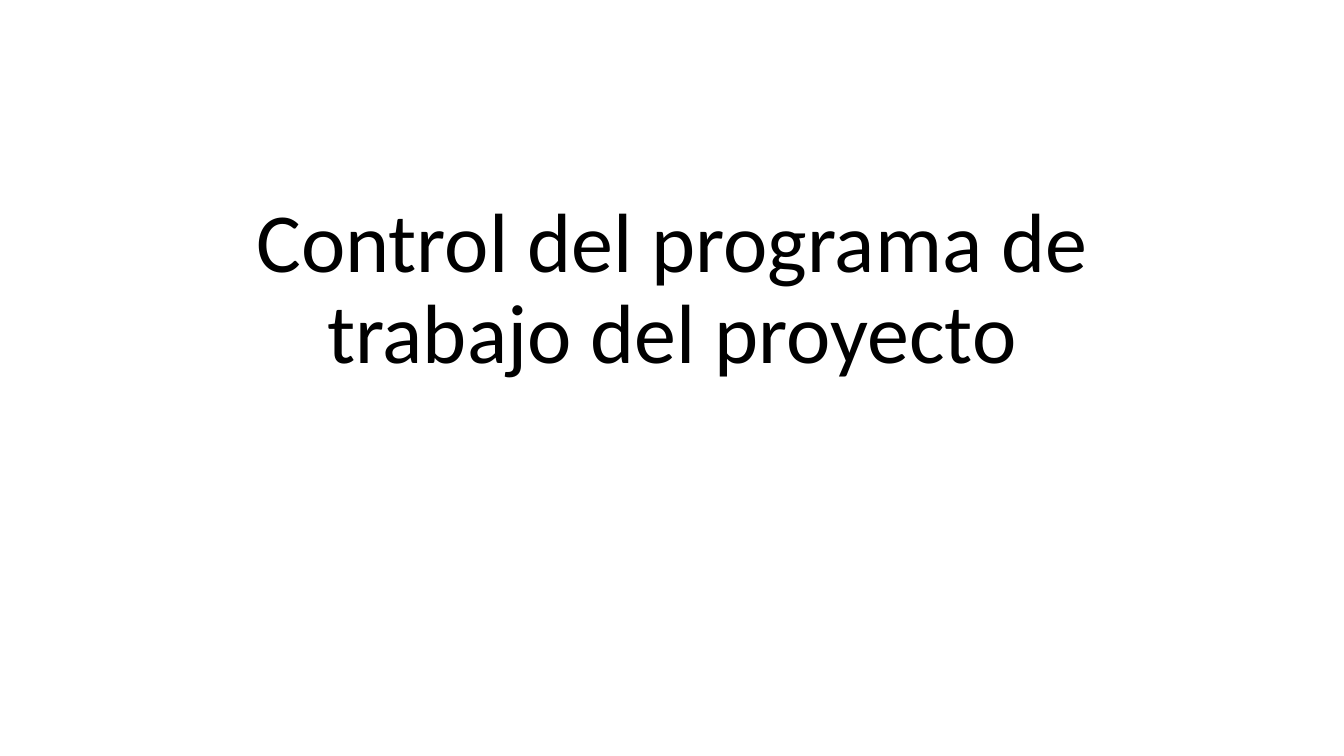
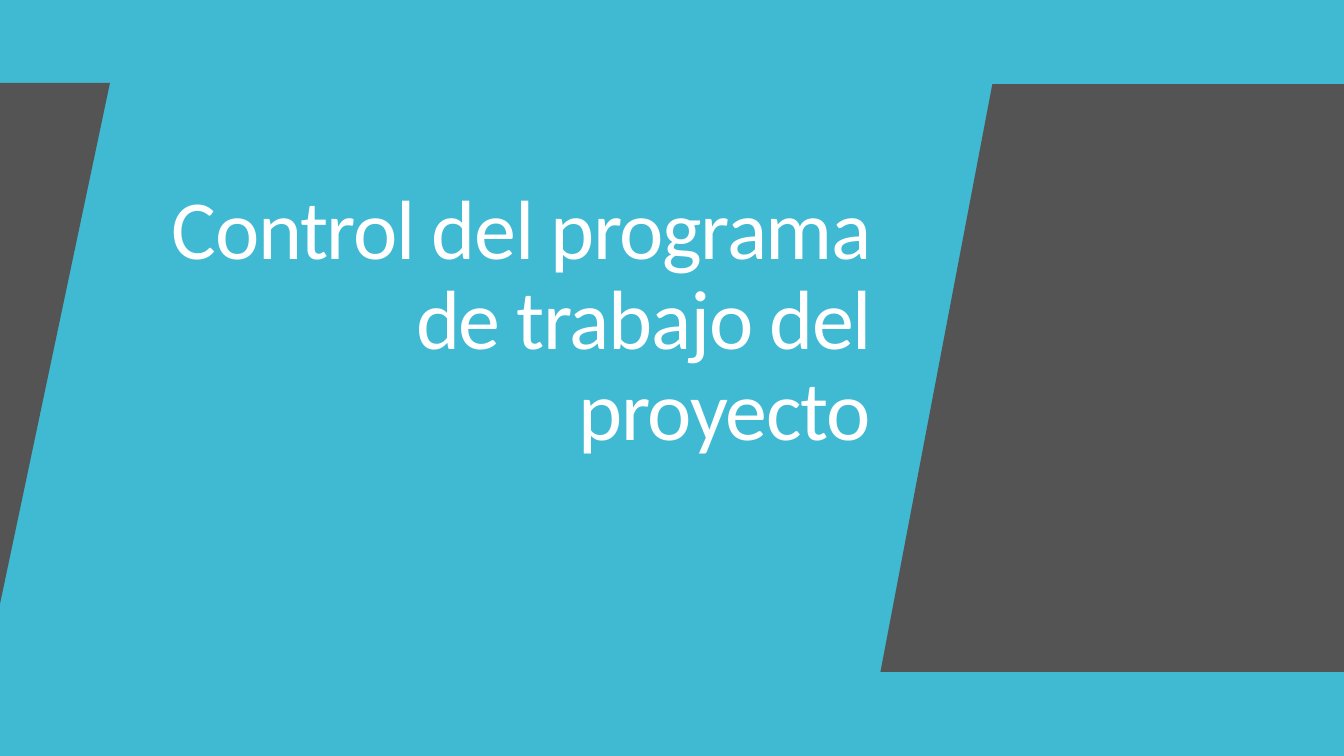
Before and after one commit to DerTee/Framework-Joyeuse, a slide deck: slide 1 of Presentaciones/4.7 Control de programa de proyecto.pptx. Drawn at 1344x756 pixels with LibreOffice and Linux fonts; fonts in the diff are those of the drawing. Boxes give left, top, right and bottom in pixels: in the first picture for what was removed or moved away, otherwise in the second. Text is boxed around its words. In the diff, an @@ line names an element or a change of style, - is before the commit and + after.

```diff
--- a/Presentaciones/4.7 Control de programa de proyecto.pptx
+++ b/Presentaciones/4.7 Control de programa de proyecto.pptx
@@ background #FFFFFF to #454545 @@
@@ rectangle added at box(0, 0, 1344, 756), fill #40BAD2 @@
@@ rectangle added at box(0, 84, 1008, 671), fill #40BAD2 @@
@@ freeform shape added at box(0, 83, 111, 606), fill #545454 @@
@@ freeform shape added at box(880, 84, 1344, 671), fill #545454 @@
@@ rectangle added at box(1022, 84, 1344, 671), fill #C8C8C8 at 50% opacity @@
@@ title "Control del programa de trabajo ...": place and size @@
-title "Control del programa de trabajo ..." at box(256, 213, 1087, 378)
+title "Control del programa de trabajo ..." at box(172, 200, 872, 454)
@@ title "Control del programa de trabajo ..." at box(172, 200, 872, 454): text colour #000000 to #FFFFFF, letter spacing 0 to -1 pt; alignment centre to right; vertical alignment bottom to middle @@
```
Also in this commit, not shown: 2 slides added, 4 other files.
